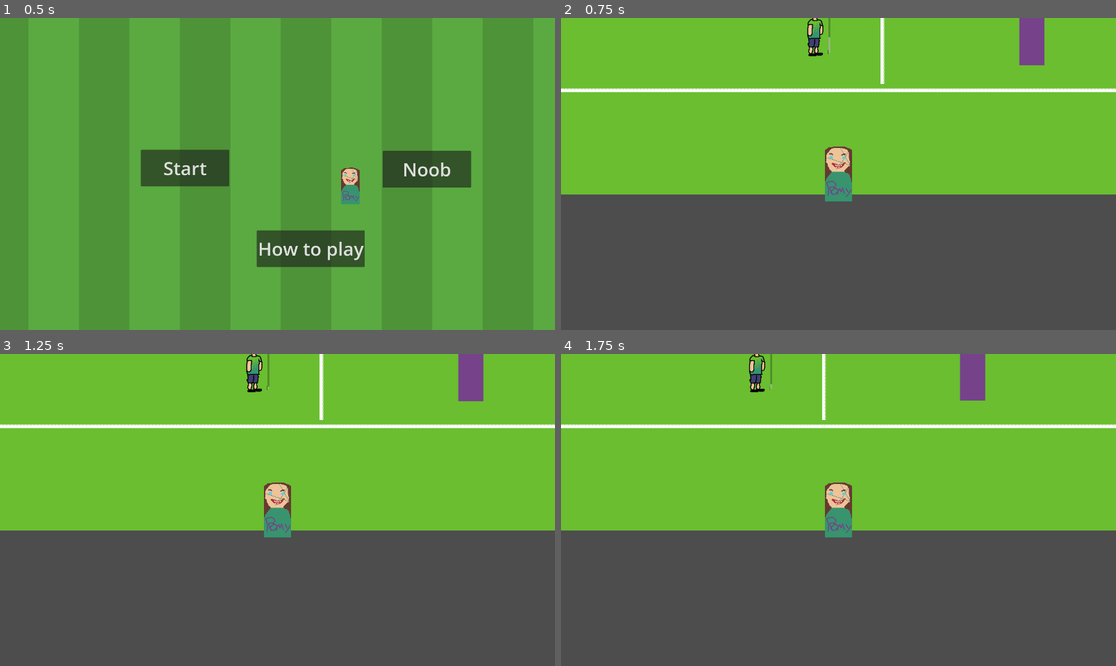
Above: before the commit, frames 1-4 (two rows, left to right).
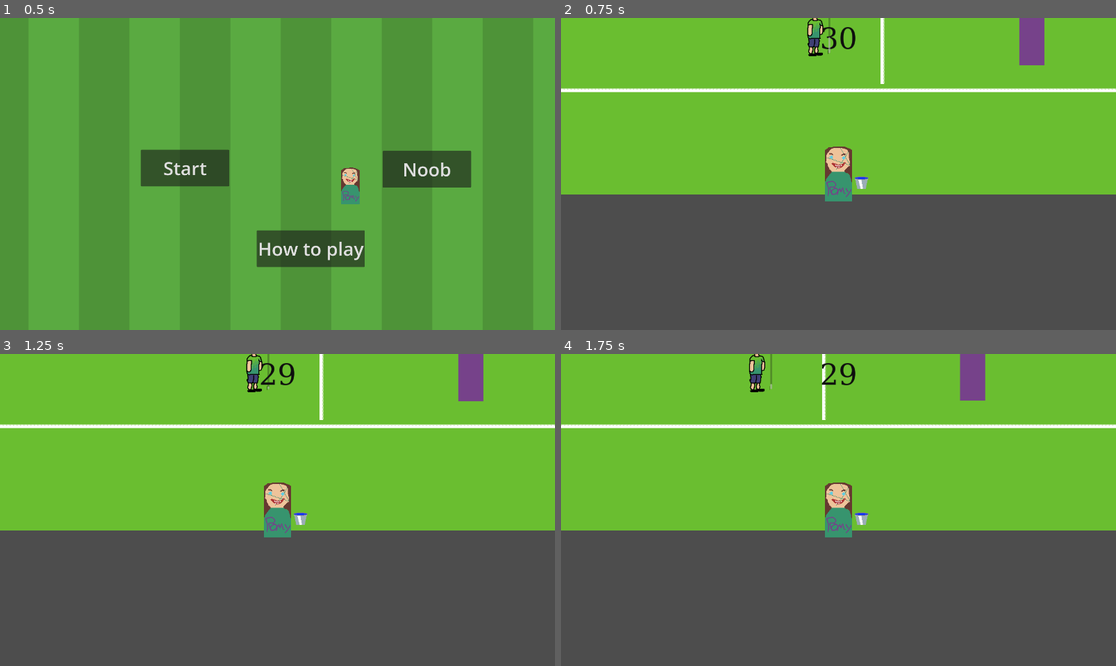
Above: after the commit, the same moments.

Repository: EbbeUndFlut/waterboy
Game: Godot game, scene res://src/screens/main_menu.tscn
Same seed, same stepped clock (60 frames per second), same inputs: the game is played once before the commit and once after it. The project has no main scene, so this scene is started directly. Sound files missing from this copy of the repository are replaced by a short silence.
Inputs:
- Up to frame 1 (0.5 s): no input
- Up to frame 2 (0.75 s): click "Start" at 0.5 s
- Up to frame 3 (1.25 s): no input
- Up to frame 4 (1.75 s): tap Enter (ui_accept) at 1.25, 1.35, 1.52 s; hold D (RIGHT) from 1.28 s (still down)

Frame 1 is identical in both runs. In frame 2, 0.2% of the frame differs, in the area x 47-56%, y 2-55%; in frame 3, 0.3%; in frame 4, 0.3%, in the area x 46-56%, y 2-55%.

Commit message:
added simple gameloop mechanics
included game timer that triggers pause state and work in progress drinking and refill mechanics

Diff:
--- a/src/entities/soccer_player.gd
+++ b/src/entities/soccer_player.gd
@@ -40,14 +40,18 @@
 				danger_timer.start()
 			progress.value =thirst
 
-			if can_drink and Input.is_action_just_pressed("ui_accept"):
-				thirst = 0
-				state = State.ACTIVE
 
 func _physics_process(delta):
 	if can_do:
 		if state != State.DEAD:
 			apply_force(direction)
+
+func get_thirst()->float:
+	return thirst
+
+func set_thirst(value:float)->void:
+	print('Lösche den durdt',value)
+	thirst = value
 
 func _on_drink_area_body_entered(body):
 	var waterboy = body as WaterBoy
--- a/src/entities/waterboy.gd
+++ b/src/entities/waterboy.gd
@@ -4,8 +4,19 @@
 
 const SPEED = 300.0
 
+var target:SoccerPlayer=null
+var station:WaterStation=null
+@export var cup:WaterCup
 
+func _ready():
+	pass
 
+func _process(delta):
+	print(station)
+	if target and Input.is_action_just_pressed("ui_accept"):
+		target.set_thirst(target.get_thirst()-cup._use())
+	if station and Input.is_action_just_pressed("ui_accept"):
+		cup._refill()
 
 func _physics_process(delta):
 
@@ -32,3 +43,17 @@
 		velocity.y = move_toward(velocity.y, 0, SPEED)
 
 	move_and_slide()
+
+
+func _on_action_area_body_entered(body):
+	print(body)
+	target = body as SoccerPlayer
+	station = body as WaterStation
+
+
+func _on_action_area_body_exited(body):
+	if body == target:
+		target = null
+	elif body == station:
+		station == null
+	print('taregt',target)
--- a/src/entities/waterboy.tscn
+++ b/src/entities/waterboy.tscn
@@ -1,14 +1,29 @@
-[gd_scene load_steps=4 format=3 uid="uid://djmyn8iw3hxp3"]
+[gd_scene load_steps=8 format=3 uid="uid://djmyn8iw3hxp3"]
 
 [ext_resource type="Script" path="res://src/entities/waterboy.gd" id="1_18iui"]
 [ext_resource type="Texture2D" uid="uid://pvj8fanrc6l0" path="res://assets/sprites/romy.png" id="2_4w5hf"]
+[ext_resource type="PackedScene" uid="uid://2epjy3n4e30y" path="res://src/entities/watercups/small_cup.tscn" id="3_dbby2"]
 
 [sub_resource type="RectangleShape2D" id="RectangleShape2D_c7fc7"]
 size = Vector2(58, 119)
 
-[node name="Waterboy" type="CharacterBody2D"]
+[sub_resource type="CircleShape2D" id="CircleShape2D_6apu2"]
+radius = 225.109
+
+[sub_resource type="SystemFont" id="SystemFont_8m6tm"]
+font_names = PackedStringArray("Monospace")
+msdf_pixel_range = 22
+msdf_size = 50
+
+[sub_resource type="LabelSettings" id="LabelSettings_de76o"]
+font = SubResource("SystemFont_8m6tm")
+font_size = 68
+font_color = Color(0.054902, 0.054902, 0.054902, 1)
+
+[node name="Waterboy" type="CharacterBody2D" node_paths=PackedStringArray("cup")]
 motion_mode = 1
 script = ExtResource("1_18iui")
+cup = NodePath("SmallCup")
 
 [node name="Sprite2D" type="Sprite2D" parent="."]
 texture = ExtResource("2_4w5hf")
@@ -19,3 +34,34 @@
 
 [node name="Camera2D" type="Camera2D" parent="."]
 zoom = Vector2(1.5, 1.5)
+
+[node name="SmallCup" parent="." instance=ExtResource("3_dbby2")]
+position = Vector2(53, 18)
+anti_thirst_amount = 30.0
+
+[node name="ActionArea" type="Area2D" parent="."]
+
+[node name="CollisionShape2D" type="CollisionShape2D" parent="ActionArea"]
+shape = SubResource("CircleShape2D_6apu2")
+debug_color = Color(0.619608, 0.533333, 0.0705882, 0.419608)
+
+[node name="MatchOverLabel" type="Label" parent="."]
+visible = false
+offset_left = -201.0
+offset_top = -36.0
+offset_right = 209.0
+offset_bottom = 33.0
+text = "Match Over"
+label_settings = SubResource("LabelSettings_de76o")
+
+[node name="MatchTimerLabel" type="Label" parent="."]
+offset_left = -204.0
+offset_top = -342.0
+offset_right = 206.0
+offset_bottom = -273.0
+text = "0:00"
+label_settings = SubResource("LabelSettings_de76o")
+horizontal_alignment = 1
+
+[connection signal="body_entered" from="ActionArea" to="." method="_on_action_area_body_entered"]
+[connection signal="body_exited" from="ActionArea" to="." method="_on_action_area_body_exited"]
--- /dev/null
+++ b/src/entities/watercups/small_cup.tscn
@@ -0,0 +1,16 @@
+[gd_scene load_steps=3 format=3 uid="uid://2epjy3n4e30y"]
+
+[ext_resource type="Script" path="res://src/entities/watercups/smallcup.gd" id="1_ldpv8"]
+[ext_resource type="Texture2D" uid="uid://bxgj33l17y7f6" path="res://assets/sprites/cup.png" id="2_4fjg8"]
+
+[node name="SmallCup" type="Node2D"]
+script = ExtResource("1_ldpv8")
+charges = 1
+
+[node name="Sprite2D" type="Sprite2D" parent="."]
+texture = ExtResource("2_4fjg8")
+hframes = 2
+frame = 1
+
+[connection signal="cup_empty" from="." to="." method="_on_cup_empty"]
+[connection signal="cup_full" from="." to="." method="_on_cup_full"]
--- /dev/null
+++ b/src/entities/watercups/smallcup.gd
@@ -0,0 +1,16 @@
+extends WaterCup
+
+@onready var sprite:Sprite2D = $Sprite2D
+
+enum state{EMPTY,FULL}
+
+
+
+func _on_cup_empty():
+	sprite.set_frame(state.EMPTY)
+
+
+
+
+func _on_cup_full():
+	sprite.set_frame(state.FULL)
--- /dev/null
+++ b/src/entities/watercups/watercups.gd
@@ -0,0 +1,22 @@
+class_name WaterCup
+extends Node
+
+signal cup_empty
+signal cup_full
+@export var charges:int
+@export var anti_thirst_amount:float
+
+var charged_times:int
+
+func _refill()->void:
+	charged_times = 0
+	emit_signal("cup_full")
+
+func _use()->float:
+	if charged_times < charges:
+		charged_times += 1
+		if charged_times == charges:
+			emit_signal("cup_empty")
+		return anti_thirst_amount
+	else:
+		return 0
--- /dev/null
+++ b/src/entities/waterstation/test_station.gd
@@ -0,0 +1,2 @@
+class_name WaterStation
+extends StaticBody2D
--- /dev/null
+++ b/src/entities/waterstation/test_station.tscn
@@ -0,0 +1,13 @@
+[gd_scene load_steps=3 format=3 uid="uid://bm87ndeky5f4q"]
+
+[ext_resource type="Script" path="res://src/entities/waterstation/test_station.gd" id="1_eu22f"]
+
+[sub_resource type="RectangleShape2D" id="RectangleShape2D_nqrkm"]
+size = Vector2(60, 20)
+
+[node name="TestStation" type="StaticBody2D"]
+script = ExtResource("1_eu22f")
+
+[node name="CollisionShape2D" type="CollisionShape2D" parent="."]
+shape = SubResource("RectangleShape2D_nqrkm")
+debug_color = Color(0.321569, 0.658824, 0.92549, 0.419608)
--- a/src/tests/test_level.gd
+++ b/src/tests/test_level.gd
@@ -2,9 +2,28 @@
 
 @onready var music:AudioStreamPlayer = $Music
 @onready var anpfiff:AudioStreamPlayer = $Anpiff
+@onready var matchTimer:Timer = $MatchTimer
+@onready var waterboy:WaterBoy = $Waterboy
 
+var matchRunning:bool=false
 # Called when the node enters the scene tree for the first time.
+
+func _ready():
+	var time = matchTimer.wait_time
+	waterboy.get_node("MatchTimerLabel").set_text(str(time))
+
+func _process(delta):
+	if  matchRunning:
+		var text = "%d" % matchTimer.time_left
+		waterboy.get_node("MatchTimerLabel").set_text(text)
 
 func _on_anpiff_finished():
 	music.play()
 	get_tree().call_group("soccer","anpfiff")
+	matchRunning = true
+	matchTimer.start()
+
+
+func _on_match_timer_timeout():
+	get_tree().paused = true
+	waterboy.get_node("MatchOverLabel").visible = true
--- a/src/tests/test_level.tscn
+++ b/src/tests/test_level.tscn
@@ -8,6 +8,7 @@
 [ext_resource type="AudioStream" uid="uid://cg4mmhi1buel0" path="res://assets/audio/steam_whistle.wav" id="5_1fhdh"]
 [ext_resource type="PackedScene" uid="uid://cd43aqlclr51t" path="res://src/entities/ball.tscn" id="7_l2gvt"]
 [ext_resource type="Texture2D" uid="uid://b3k2ty310gld8" path="res://assets/testfiled.png" id="8_uruyf"]
+[ext_resource type="PackedScene" uid="uid://bm87ndeky5f4q" path="res://src/entities/waterstation/test_station.tscn" id="9_25ay4"]
 
 [sub_resource type="RectangleShape2D" id="RectangleShape2D_058wt"]
 size = Vector2(66, 1590.51)
@@ -116,4 +117,11 @@
 layer_0/z_index = -1
 layer_0/tile_data = PackedInt32Array(-65540, 0, 0, -4, 0, 0, 65532, 0, 0, 131068, 0, 0, 196604, 0, 0, 262140, 0, 0, 327 …(31001 unchanged characters)…
 
+[node name="TestStation" parent="." instance=ExtResource("9_25ay4")]
+position = Vector2(-66, 1032)
+
+[node name="MatchTimer" type="Timer" parent="."]
+wait_time = 30.0
+
 [connection signal="finished" from="Anpiff" to="." method="_on_anpiff_finished"]
+[connection signal="timeout" from="MatchTimer" to="." method="_on_match_timer_timeout"]
Binary file added: assets/sprites/cup.png
Not shown, added: assets/sprites/cup.png.import
Not shown: 1 places in src/tests/test_level.tscn that only renumber resources
